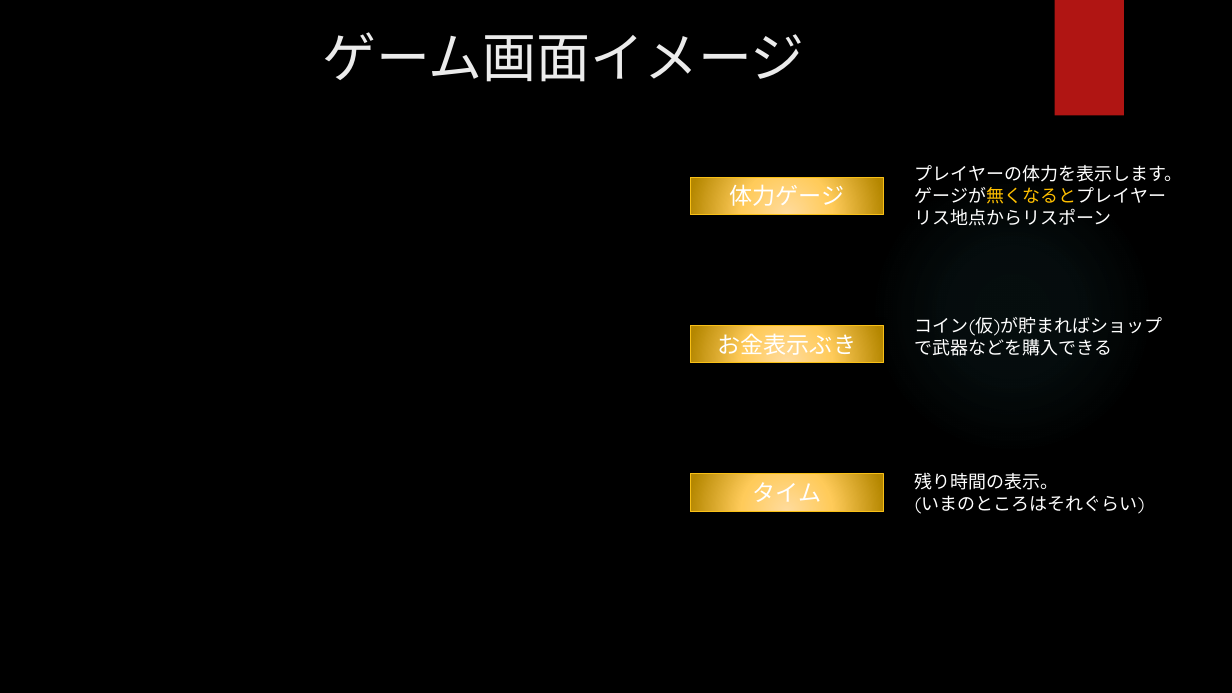
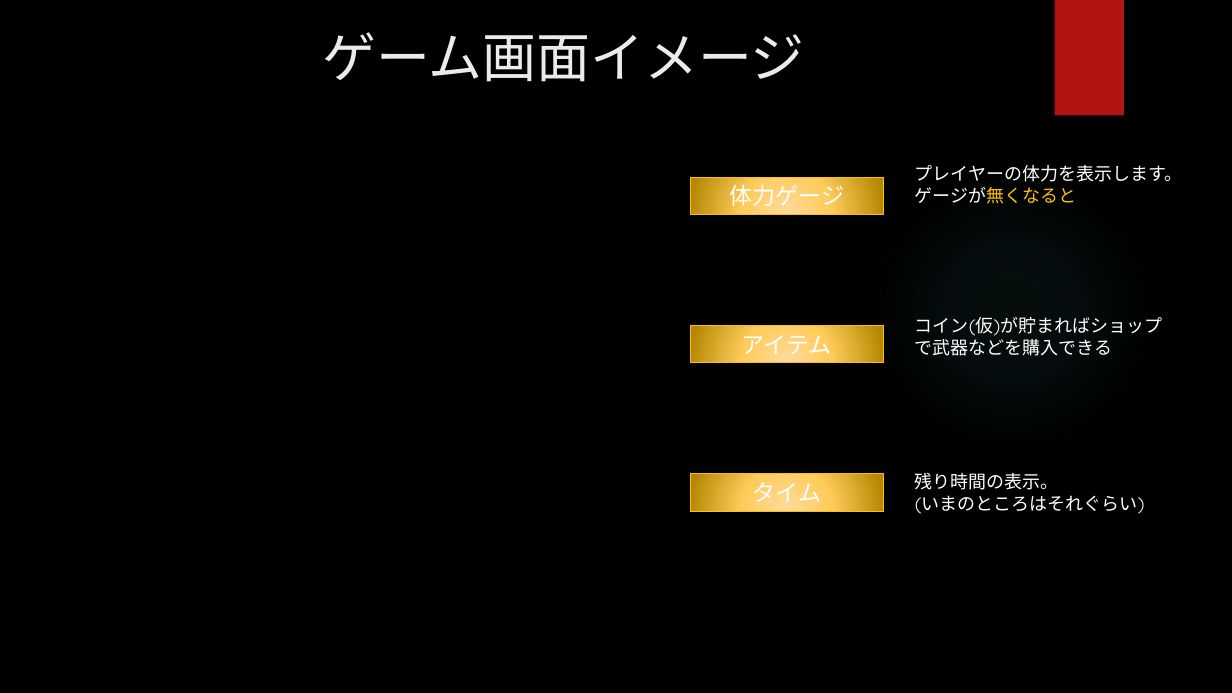
Before and after one commit to ayanokudo/okashi_222, a slide deck: slide 6 of schedule/チーム企画書.pptx (slide 5 before the commit). Drawn at 1232x693 pixels with LibreOffice and Linux fonts; fonts in the diff are those of the drawing; background and template pictures are left out. Boxes give left, top, right and bottom in pixels: in the first picture for what was removed or moved away, otherwise in the second. Text is boxed around its words. In the diff, an @@ line names an element or a change of style, - is before the commit and + after.

```diff
--- a/schedule/チーム企画書.pptx
+++ b/schedule/チーム企画書.pptx
@@ text at [915,187,1077,204]: text changed; text colour #FFFFFF to #FFC000 @@
-ゲージが無くなるとプレイヤー
-リス地点からリスポーン
+ゲージが無くなると
@@ text in rectangle at [742,335,832,354]: text changed @@
-お金表示ぶき
+アイテム
```
Also in this commit, not shown: 2 other slides changed, 1 slide added, 1 other file.
